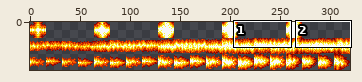
A sprite sheet gets an edit: Project/assets/explodesprite.png. Above, an overview of the earlier version with the close-up marked.
Close-up. Old version:
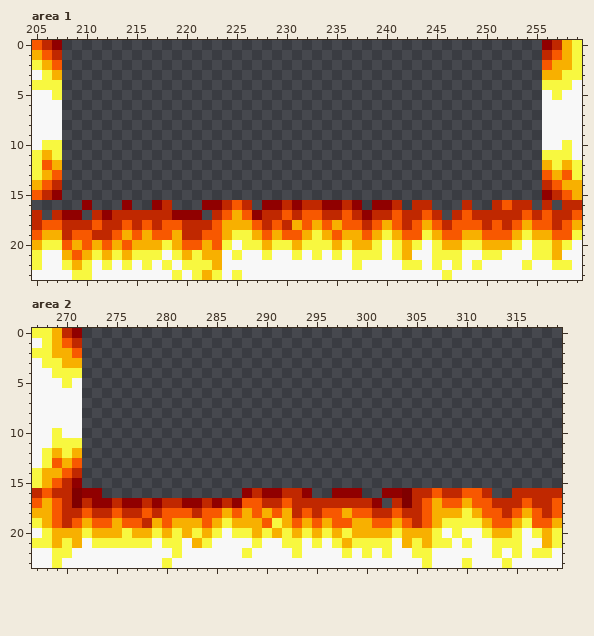
The file is 320x48 pixels. Colours within 5 levels of each other are drawn and written as one. Shown: area 1: x 205..259, y 0..23; area 2: x 267..319, y 0..23. The commit also changed other parts of the picture, which this record leaves out.
The result:
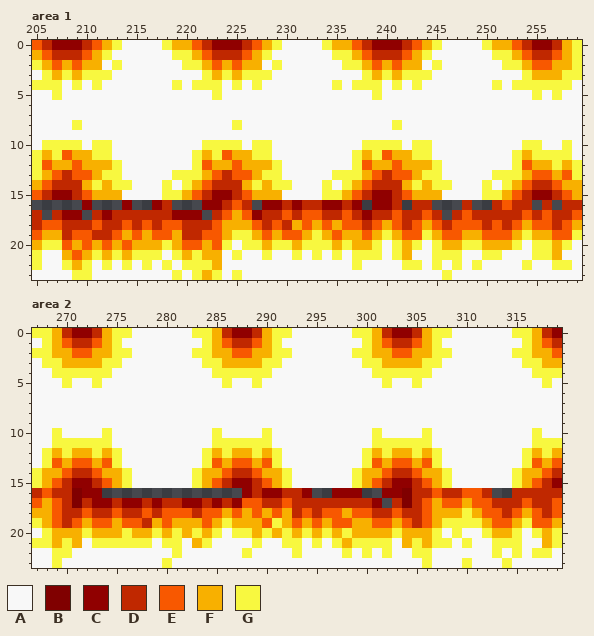
Palette (. is transparent): A #f8f8f8  B #800000  C #900000  D #c02800  E #f85800  F #f8b000  G #f8f840
Difference:
Changed rows in their new state; - is an unchanged pixel.
Area 1:
first column x 208:
 0 CCDEFGAAAAGFFEDCCCDEFGAAAAGFFEDCCCDEFGAAAAGFFEDC
 1 DDEFGAAAAAAGGFEDDDEFGAAAAAAGGFEDDDEFGAAAAAAGGFED
 2 FEFFAGAAAAAAGGFEFEFFAGAAAAAAGGFEFEFFAGAAAAAAGGFE
 3 GFGGGAAAAAAAAAGFGFGGGAAAAAAAAAGFGFGGGAAAAAAAAAGF
 4 AGAGAAAAAAAGAGGGAGAGAAAAAAAGAGGGAGAGAAAAAAAGAGGG
 5 AAAAAAAAAAAAAAAGAAAAAAAAAAAAAAAGAAAAAAAAAAAAAAAG
 6 AAAAAAAAAAAAAAAAAAAAAAAAAAAAAAAAAAAAAAAAAAAAAAAA
 7 AAAAAAAAAAAAAAAAAAAAAAAAAAAAAAAAAAAAAAAAAAAAAAAA
 8 AGAAAAAAAAAAAAAAAGAAAAAAAAAAAAAAAGAAAAAAAAAAAAAA
 9 AAAAAAAAAAAAAAAAAAAAAAAAAAAAAAAAAAAAAAAAAAAAAAAA
10 GGAGGAAAAAAAAAGGGGAGGAAAAAAAAAGGGGAGGAAAAAAAAAGG
11 EFFGGAAAAAAAAGFGEFFGGAAAAAAAAGFGEFFGGAAAAAAAAGFG
12 FEFFFGAAAAAAAGEFFEFFFGAAAAAAAGEFFEFFFGAAAAAAAGEF
13 DEEFGGAAAAAGGGFEDEEFGGAAAAAGGGFEDEEFGGAAAAAGGGFE
14 DDFGFGGAAAGAGFEDDDFGFGGAAAGAGFEDDDFGFGGAAAGAGFED
15 CDEFFFAAAAGGFEDCCDEFFFAAAAGGFEDCCDEFFFAAAAGGFEDC
Area 2:
first column x 272:
 0 CDFGGAAAAAAGGFDCCDFGGAAAAAAGGFDCCDFGGAAAAAAGGFDC
 1 DEFGAAAAAAAAGFEDDEFGAAAAAAAAGFEDDEFGAAAAAAAAGFED
 2 EFFGGAAAAAAGGFFEEFFGGAAAAAAGGFFEEFFGGAAAAAAGGFFE
 3 FFGGAAAAAAAAGGFFFFGGAAAAAAAAGGFFFFGGAAAAAAAAGGFF
 4 GGGAAAAAAAAAAGGGGGGAAAAAAAAAAGGGGGGAAAAAAAAAAGGG
 5 AGAAAAAAAAAAAAGAAGAAAAAAAAAAAAGAAGAAAAAAAAAAAAGA
 6 AAAAAAAAAAAAAAAAAAAAAAAAAAAAAAAAAAAAAAAAAAAAAAAA
 7 AAAAAAAAAAAAAAAAAAAAAAAAAAAAAAAAAAAAAAAAAAAAAAAA
 8 AAAAAAAAAAAAAAAAAAAAAAAAAAAAAAAAAAAAAAAAAAAAAAAA
 9 AAAAAAAAAAAAAAAAAAAAAAAAAAAAAAAAAAAAAAAAAAAAAAAA
10 AAGAAAAAAAAAAGAAAAGAAAAAAAAAAGAAAAGAAAAAAAAAAGAA
11 GGGAAAAAAAAAAGGGGGGAAAAAAAAAAGGGGGGAAAAAAAAAAGGG
12 FGFGAAAAAAAAGFGFFGFGAAAAAAAAGFGFFGFGAAAAAAAAGFGF
13 EFEGAAAAAAAAGEFEEFEGAAAAAAAAGEFEEFEGAAAAAAAAGEFE
14 DEFFGAAAAAAGFFEDDEFFGAAAAAAGFFEDDEFFGAAAAAAGFFED
15 CDEFGAAAAAAGFEDCCDEFGAAAAAAGFEDCCDEFGAAAAAAGFEDC
Pixel boxes of the changes (left, top, right, bottom) in both close-ups:
added: (62, 40, 542, 200)
added: (82, 328, 562, 488)
